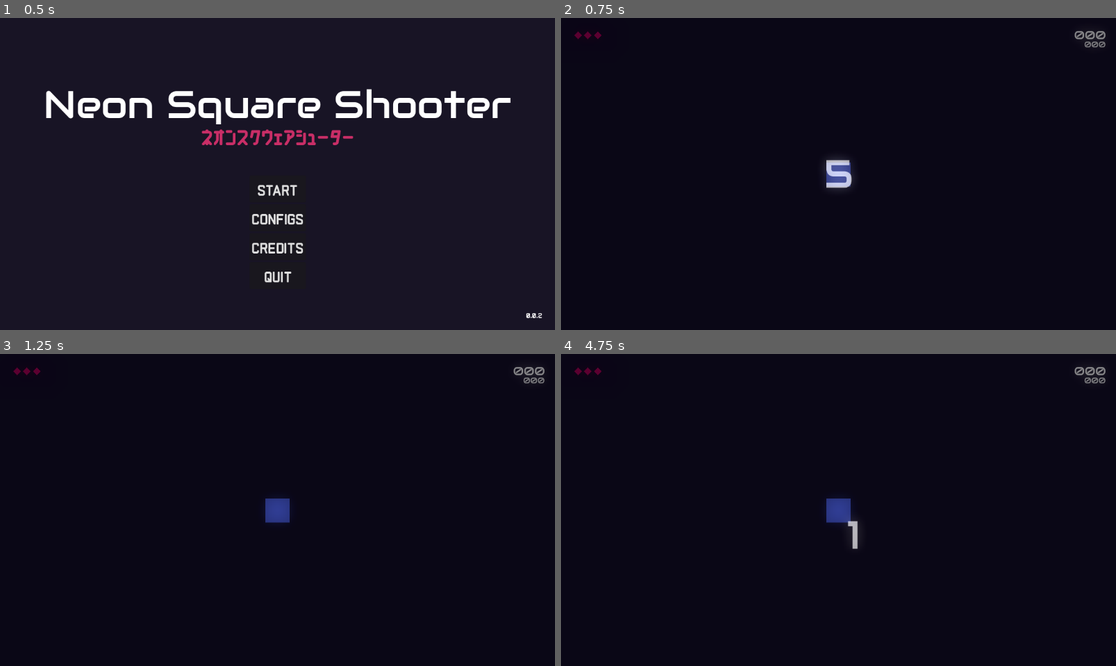
Above: before the commit, frames 1-4 (two rows, left to right).
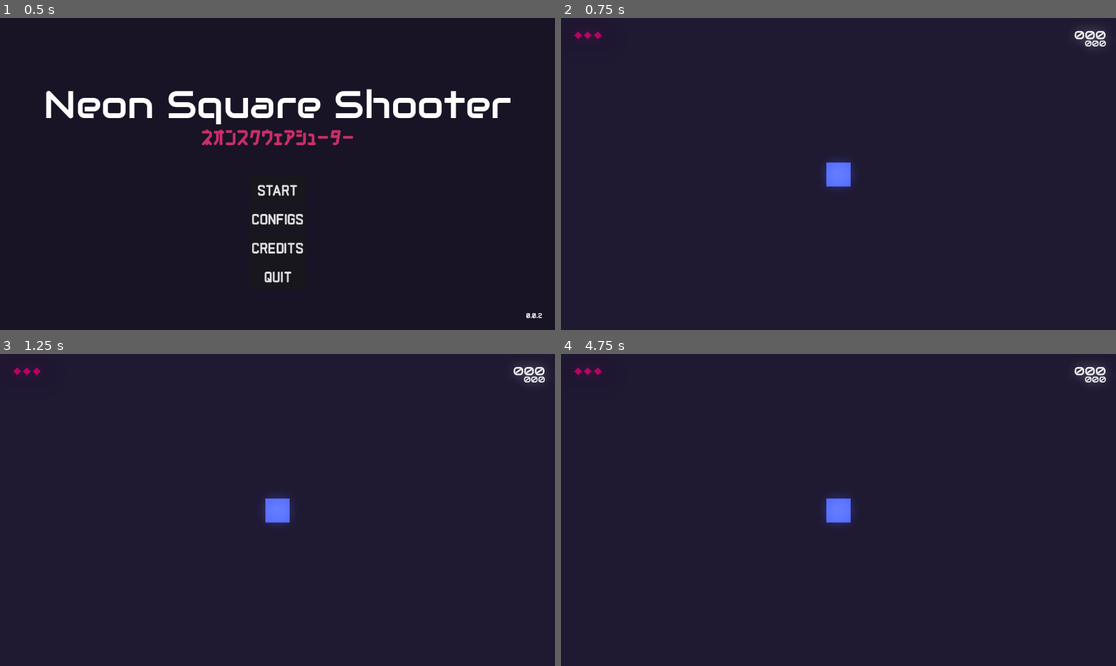
Above: after the commit, the same moments.

Repository: matheusmondenez/my-first-platform-game
Game: Godot game, scene res://wave_shooter/ui/main_menu.tscn
The game is run twice, just before and just after one commit, with the same random seed, the same clock (stepped at 60 frames per second) and the same inputs.
Inputs (mouse positions are in pixels of both pictures, inside the frame that each line leads up to):
- Up to frame 1 (0.5 s): no input
- Up to frame 2 (0.75 s): click "START" at 0.5 s
- Up to frame 3 (1.25 s): no input
- Up to frame 4 (4.75 s): tap Enter at 1.25, 4.25 s; move the mouse to (960, 494) at 1.27 s; press the mouse at (960, 494) at 1.28 s; hold D (right) 1.28-2.78 s; tap Space (jump) at 1.52, 2.27, 3.5, 3.77, 4.52 s; move the mouse to (727, 525) at 2.02 s; release the mouse at (727, 525) at 2.03 s; click (727, 525) at 2.1 s; move the mouse to (894, 441) at 2.77 s; press the mouse at (894, 441) at 2.78 s; hold A (left) 2.78-3.53 s; move the mouse to (810, 572) at 3.52 s; release the mouse at (810, 572) at 3.53 s; hold D (right) from 3.53 s (still down); click (810, 572) at 3.6 s; move the mouse to (1005, 556) at 4.27 s; press the mouse at (1005, 556) at 4.28 s

Frame 1 is identical in both runs. In frame 2, 100% of the frame differs, in the area x 0-100%, y 0-100%; in frame 3, 100%; in frame 4, 100%.

Commit message:
organizes top right ui

Diff:
--- a/wave_shooter/levels/arena.tscn
+++ b/wave_shooter/levels/arena.tscn
@@ -18,7 +18,7 @@
 glow_blend_mode = 0
 
 [sub_resource type="RectangleShape2D" id="RectangleShape2D_cqxq1"]
-size = Vector2(70, 40)
+size = Vector2(69, 38)
 
 [sub_resource type="RectangleShape2D" id="RectangleShape2D_vjnuk"]
 size = Vector2(104, 38)
@@ -45,6 +45,7 @@
 [node name="UI" type="Node2D" parent="."]
 
 [node name="CountDown" parent="UI" instance=ExtResource("2_575tc")]
+visible = false
 offset_right = 1152.0
 offset_bottom = 648.0
 
@@ -58,45 +59,46 @@
 script = ExtResource("4_0tsoh")
 
 [node name="Score" type="Control" parent="UI/HUD"]
-anchors_preset = 0
-offset_right = 40.0
-offset_bottom = 40.0
+layout_mode = 1
+anchors_preset = 15
+anchor_right = 1.0
+anchor_bottom = 1.0
+grow_horizontal = 2
+grow_vertical = 2
 
 [node name="PointsArea" type="Area2D" parent="UI/HUD/Score"]
 visible = false
 position = Vector2(1065, 20)
 
 [node name="CollisionShape2D" type="CollisionShape2D" parent="UI/HUD/Score/PointsArea"]
-position = Vector2(33, 24)
+position = Vector2(32.5, 23)
 shape = SubResource("RectangleShape2D_cqxq1")
 
-[node name="Points" type="Label" parent="UI/HUD/Score"]
+[node name="VBoxContainer" type="VBoxContainer" parent="UI/HUD/Score"]
 layout_mode = 1
 anchors_preset = 1
 anchor_left = 1.0
 anchor_right = 1.0
-offset_left = 1025.0
+offset_left = -87.0
 offset_top = 20.0
-offset_right = 1092.0
-offset_bottom = 51.0
+offset_right = -20.0
+offset_bottom = 76.0
 grow_horizontal = 0
+theme_override_constants/separation = -8
+
+[node name="Points" type="Label" parent="UI/HUD/Score/VBoxContainer"]
+layout_mode = 2
 theme_override_fonts/font = ExtResource("3_ntwtu")
 theme_override_font_sizes/font_size = 24
 text = "000"
+horizontal_alignment = 2
 script = ExtResource("4_qyixy")
 
-[node name="HighScore" type="Label" parent="UI/HUD/Score"]
-layout_mode = 1
-anchors_preset = 1
-anchor_left = 1.0
-anchor_right = 1.0
-offset_left = 1046.0
-offset_top = 45.0
-offset_right = 1091.0
-offset_bottom = 68.0
-grow_horizontal = 0
+[node name="HighScore" type="Label" parent="UI/HUD/Score/VBoxContainer"]
+layout_mode = 2
 theme_override_fonts/font = ExtResource("3_ntwtu")
 text = "000"
+horizontal_alignment = 2
 script = ExtResource("5_60vb7")
 
 [node name="Life" type="Control" parent="UI/HUD"]
